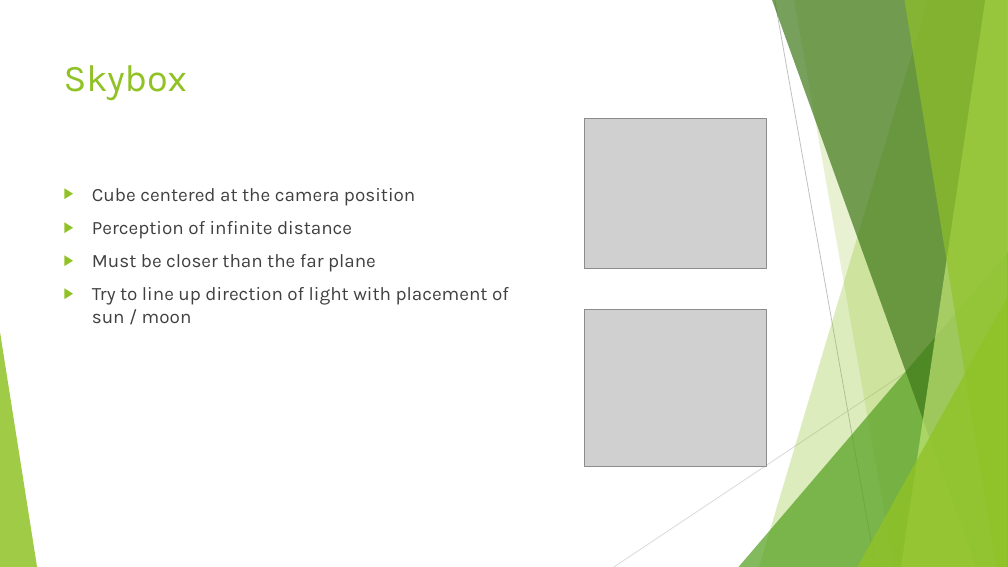
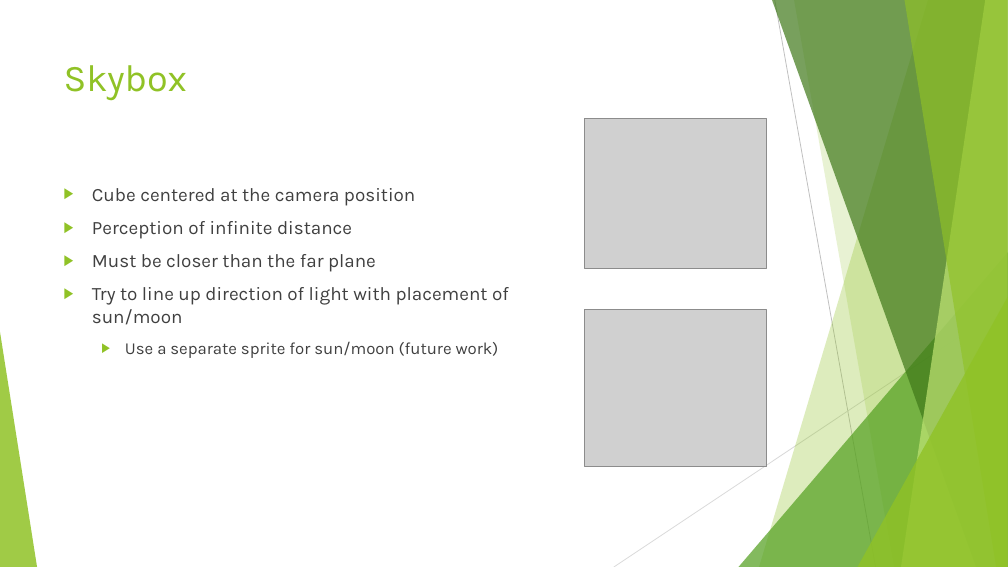
Before and after one commit to KarteekKumarM/MountainTerrain, a slide deck: slide 16 of docs/Presentation.pptx. Drawn at 1008x567 pixels with LibreOffice and Linux fonts; fonts in the diff are those of the drawing; grey boxes stand for pictures. Boxes give left, top, right and bottom in pixels: in the first picture for what was removed or moved away, otherwise in the second. Text is boxed around its words. In the diff, an @@ line names an element or a change of style, - is before the commit and + after.

```diff
--- a/docs/Presentation.pptx
+++ b/docs/Presentation.pptx
@@ text at bbox=[92, 287, 509, 358]: text changed @@
-▶ Try to line up direction of light with placement of
-  sun / moon
+▶ Try to line up direction of light with placement of
+  sun/moon
+  ▶ Use a separate sprite for sun/moon (future work)
```
Also in this commit, not shown: 5 other slides changed, 4 other files.
